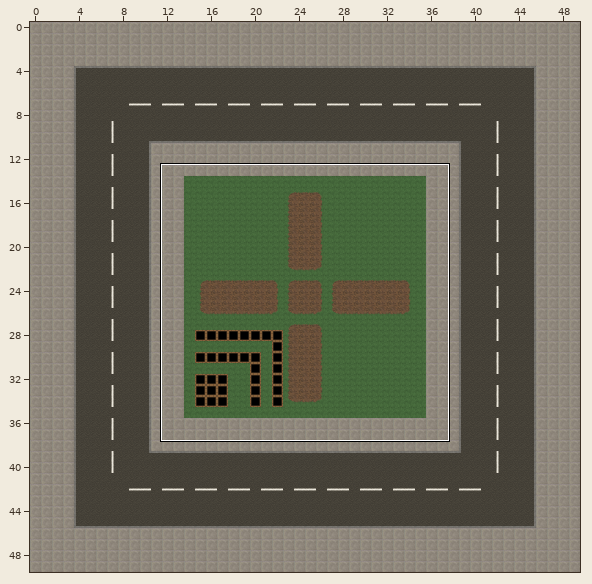
Level history. Tiled map: FinalDays/core/assets/Maps/FinalDaysMap.tmx. The first picture is a wide view before the edit; the outline marks the close-up.
Close-up. Before the commit:
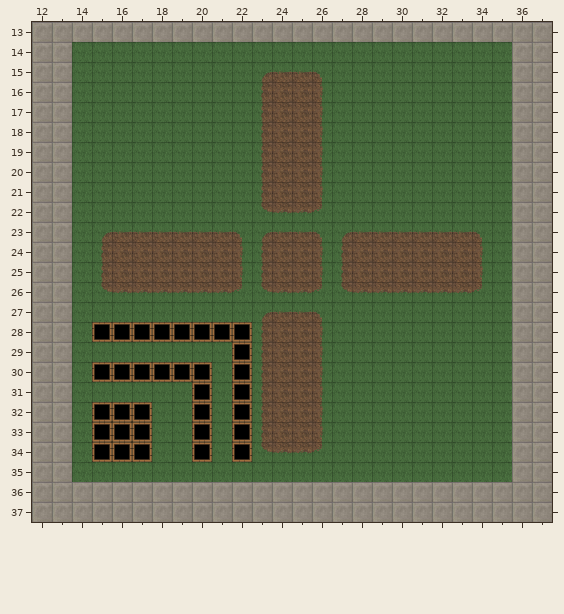
Cells are 32x32 px. Shown: x 12..37, y 13..37.
The result:
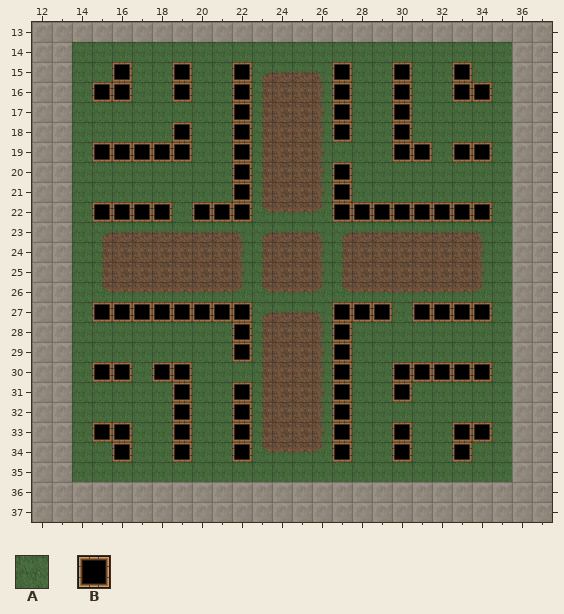
Key: from "BasicTiles": A 35, B 69.
_ is an empty cell.
Difference:
Layer "Main Layer":
Tile A replaces tile B in row 28 at x 15 to 21; in row 30 at x 17, 20 and 22; in row 31 at x 20; in row 32 at x 15 to 17 and 20; in row 33 at x 17 and 20; in row 34 at x 15, 17 and 20.
Tile B replaces tile A in row 15 at x 16, 19, 22, 27, 30 and 33; in row 16 at x 15 to 16, 19, 22, 27, 30 and 33 to 34; in row 17 at x 22, 27 and 30; in row 18 at x 19, 22, 27 and 30; in row 19 at x 15 to 19, 22, 30 to 31 and 33 to 34; in rows 20 to 21 at x 22 and 27.
Tile B replaces tile A in row 22 at x 15 to 18, 20 to 22 and 27 to 34; in row 27 at x 15 to 22, 27 to 29 and 31 to 34; in rows 28 to 29 at x 27; in row 30 at x 27 and 30 to 34; in row 31 at x 19, 27 and 30; in row 32 at x 19 and 27.
Tile B replaces tile A in row 33 at x 19, 27, 30 and 33 to 34; in row 34 at x 19, 27, 30 and 33.
